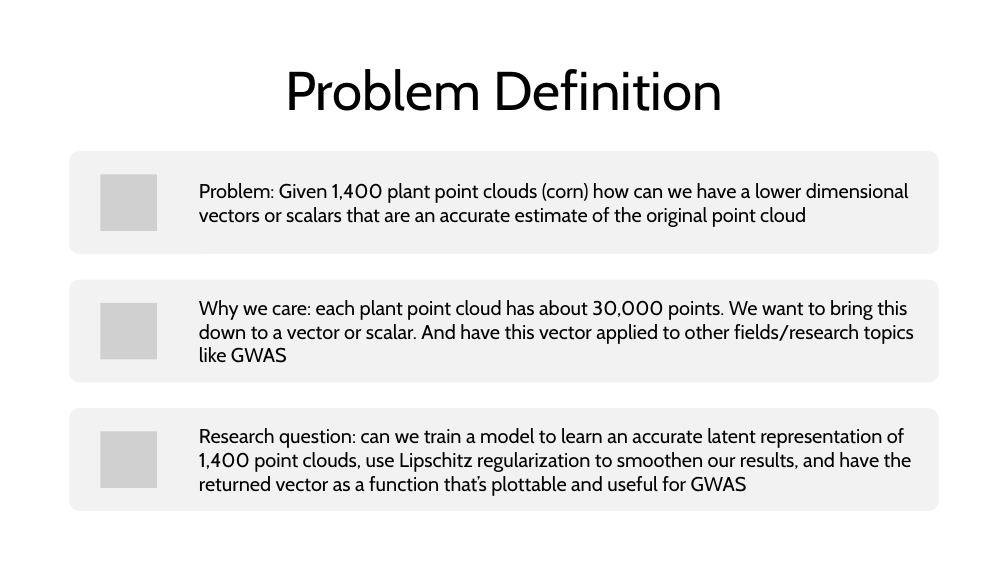
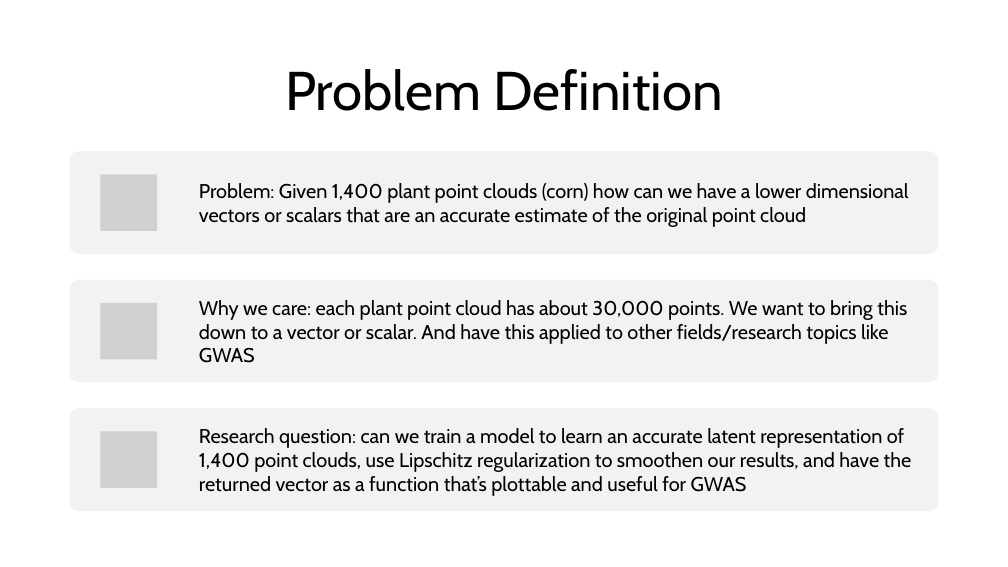
Before and after one commit to kelvis24/TrAC-worklogs, a slide deck: slide 3 of Week 10 March 3rd - March 9th/MY RESEARCH PRESENTATION.pptx. Drawn at 1008x567 pixels with LibreOffice and Linux fonts; fonts in the diff are those of the drawing; grey boxes stand for pictures. Boxes give left, top, right and bottom in pixels: in the first picture for what was removed or moved away, otherwise in the second. Text is boxed around its words. In the diff, an @@ line names an element or a change of style, - is before the commit and + after.

```diff
--- a/Week 10 March 3rd - March 9th/MY RESEARCH PRESENTATION.pptx
+++ b/Week 10 March 3rd - March 9th/MY RESEARCH PRESENTATION.pptx
@@ text at (199, 300, 907, 363): text changed @@
-Why we care: each plant point cloud has about 30,000 points. We want to bring this down to a vector or scalar. And have this vector applied to other fields/research topics like GWAS
+Why we care: each plant point cloud has about 30,000 points. We want to bring this down to a vector or scalar. And have this applied to other fields/research topics like GWAS
```
Also in this commit, not shown: 1 other slide changed, 11 other files.
